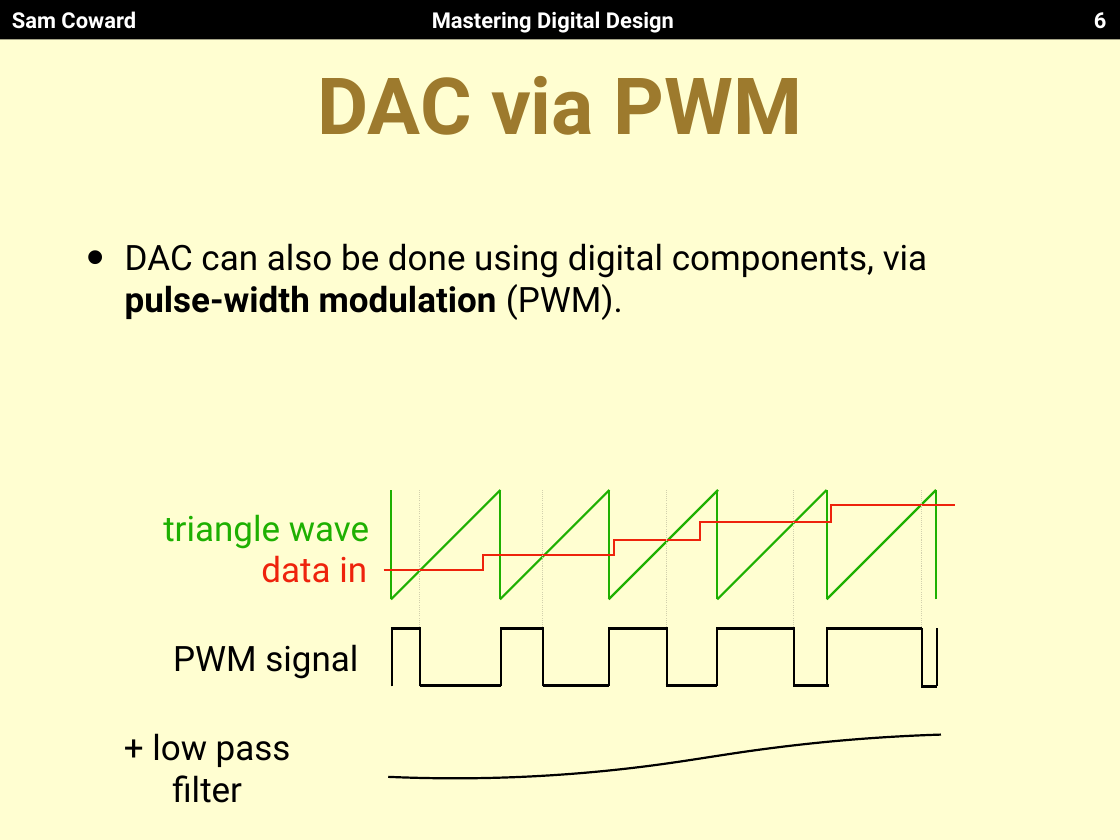
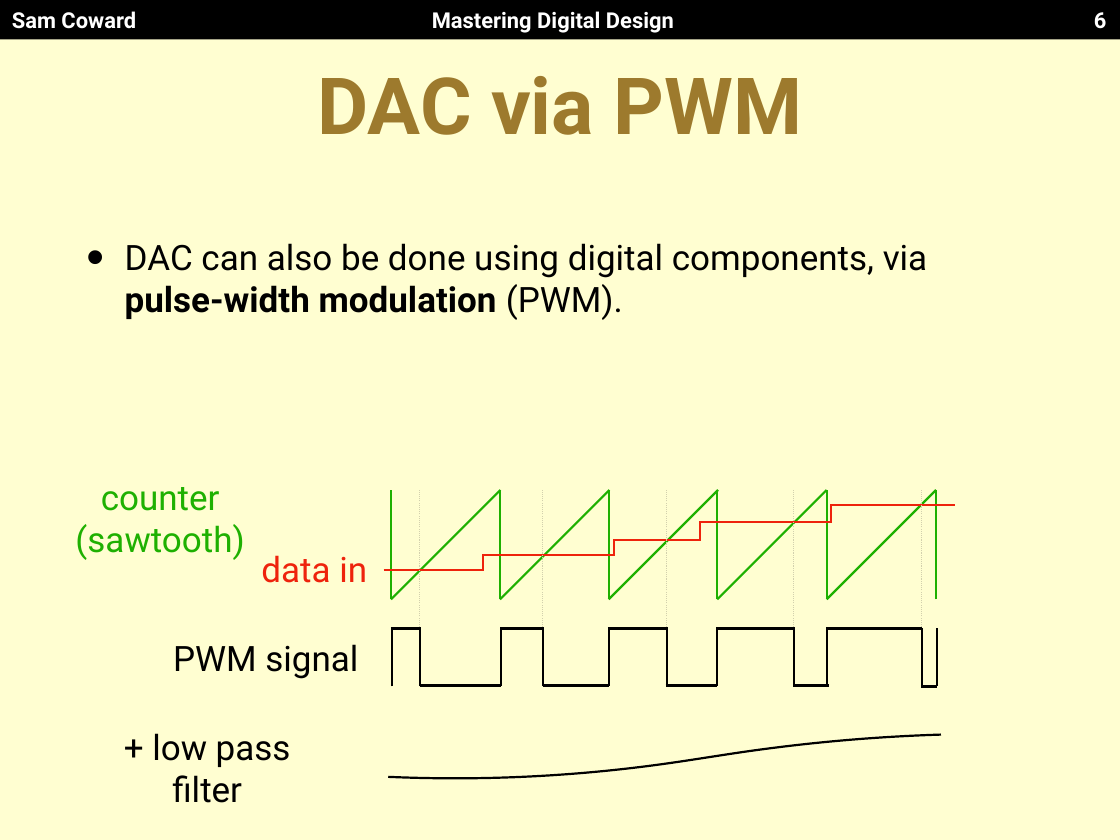
Before and after one commit to Mastering-Digital-Design/Lab-Module, a slide deck: slide 6 of lectures/lecture3.pptx. Drawn at 1120x840 pixels with LibreOffice and Linux fonts; fonts in the diff are those of the drawing. Boxes give left, top, right and bottom in pixels: in the first picture for what was removed or moved away, otherwise in the second. Text is boxed around its words. In the diff, an @@ line names an element or a change of style, - is before the commit and + after.

```diff
--- a/lectures/lecture3.pptx
+++ b/lectures/lecture3.pptx
@@ text at box(75, 487, 244, 560): text changed @@
-triangle wave
+counter (sawtooth)
```
Also in this commit, not shown: 8 other slides changed, 1 slide added, 1 slide removed.
